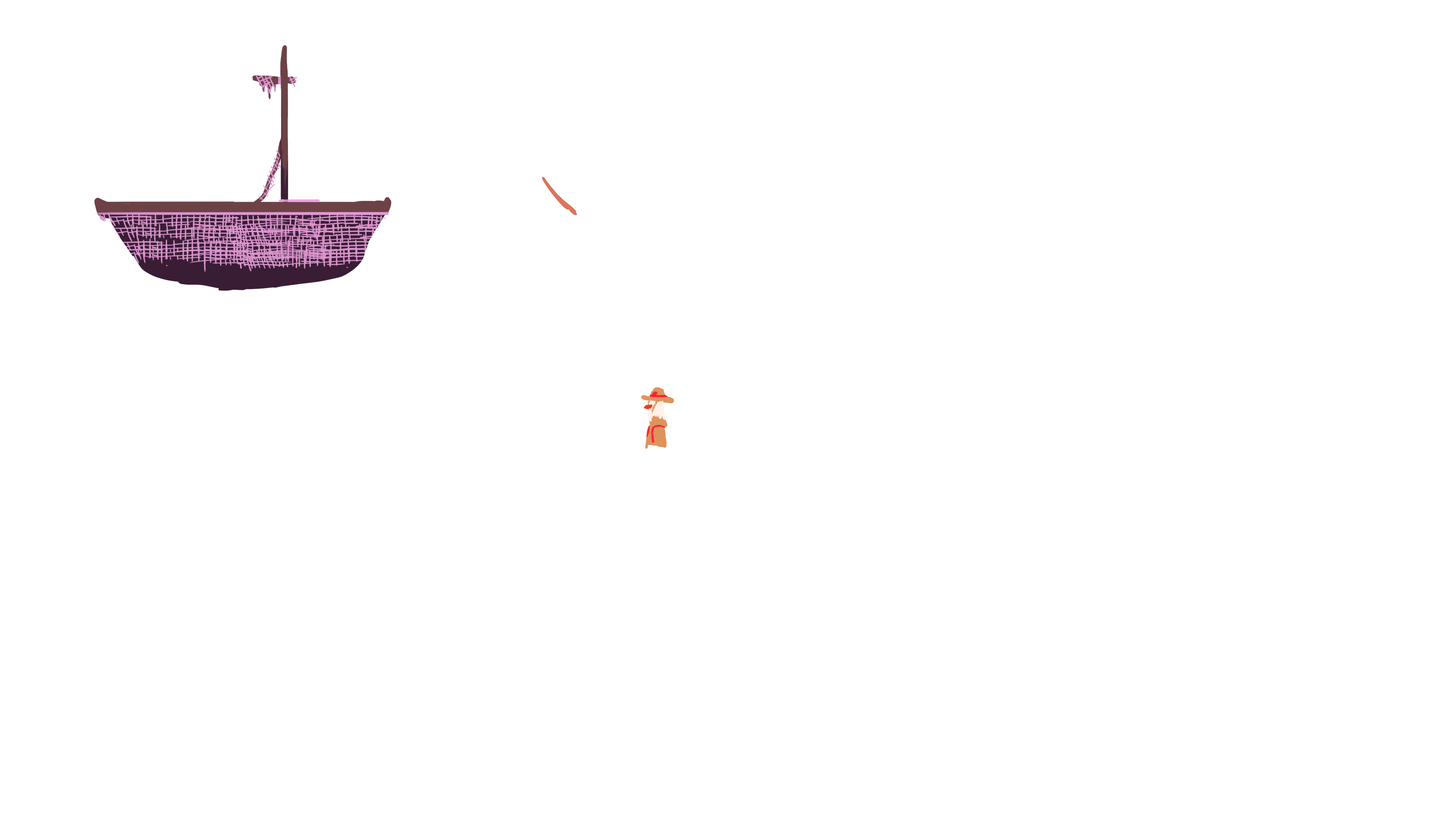
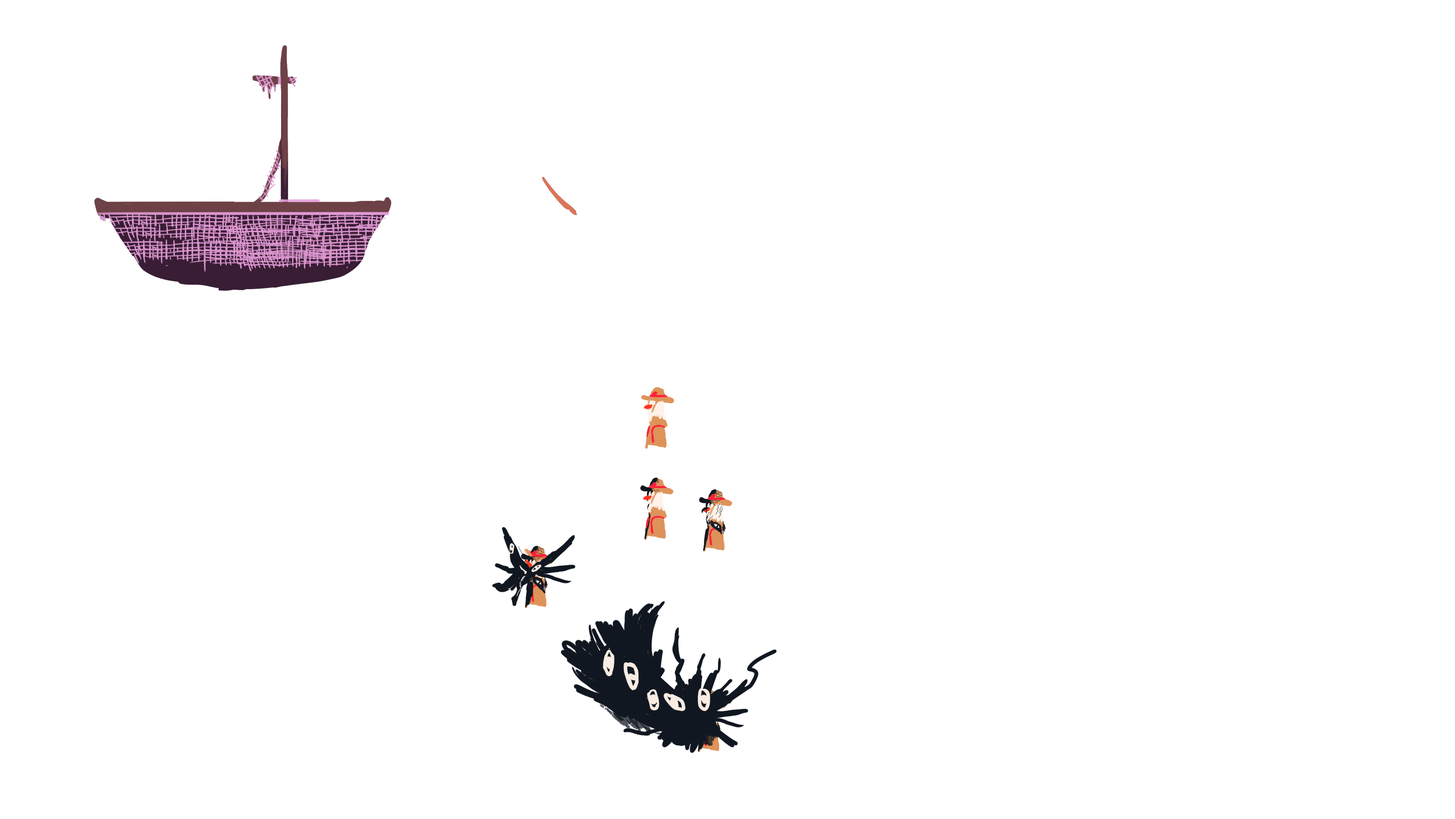
Layered file, before and after one edit (1455x819). Changes by layer:
added group "Ryhmä 4" (1st of 2) with 3 layers above "Ryhmä 4" over [560, 600, 778, 754]
added layer "Nenä" (1st of 5, in "Ryhmä 4") in group "Ryhmä 4" over [560, 600, 778, 754]
added layer "Taso 11" in group "Ryhmä 4" over [698, 693, 727, 746]
added layer "Takki" (1st of 5, in "Ryhmä 4") in group "Ryhmä 4" over [693, 689, 728, 752]
added group "Ryhmä 4" (2nd of 2) with 3 layers above "Ryhmä 3" over [491, 526, 577, 608]
added layer "Nenä" (2nd of 5, in "Ryhmä 4") in group "Ryhmä 4" over [491, 526, 577, 607]
added layer "Taso 10" in group "Ryhmä 4" over [525, 549, 555, 602]
added layer "Takki" (2nd of 5, in "Ryhmä 4") in group "Ryhmä 4" over [520, 545, 555, 608]
added group "Ryhmä 3" with 3 layers above "Ryhmä 2" over [698, 488, 733, 552]
added layer "Nenä" (3rd of 5, in "Ryhmä 3") in group "Ryhmä 3" over [701, 489, 727, 543]
added layer "Taso 9" in group "Ryhmä 3" over [703, 493, 733, 546]
added layer "Takki" (3rd of 5, in "Ryhmä 3") in group "Ryhmä 3" over [698, 488, 733, 552]
added group "Ryhmä 2" with 3 layers above "Ryhmä 1" over [640, 477, 674, 540]
added layer "Nenä" (4th of 5, in "Ryhmä 2") in group "Ryhmä 2" over [642, 494, 653, 501]
added layer "Taso 8" in group "Ryhmä 2" over [645, 481, 674, 534]
added layer "Takki" (4th of 5, in "Ryhmä 2") in group "Ryhmä 2" over [640, 477, 674, 540]
